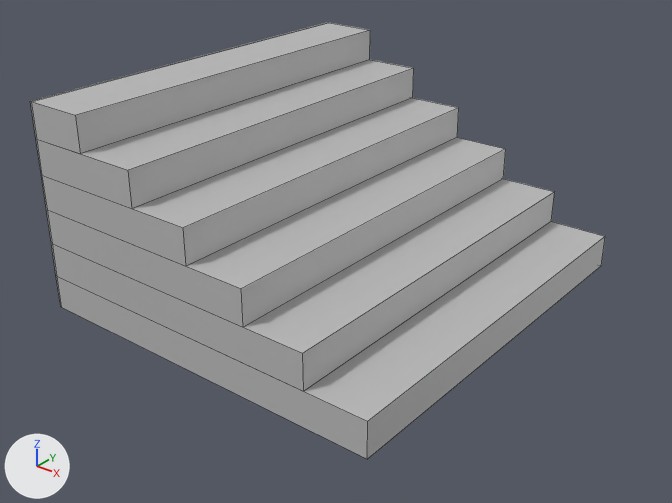
The FBX model TeamPlaceHolderGame/Assets/Prefabs/static objects/stairs.fbx as it was, and as the next commit left it.
Both versions are drawn from a 50 mm lens placed at (0.0342, -0.022, 0.0215), pointed at (0.0099, 0.0085, 0.0027). The lights are fixed; the arrows at lower left show +X, +Y and +Z. Mesh edges are drawn as thin lines. Where no turn or scale is listed for an object, it has been applied to the vertices. Vertices at the same position are counted once.
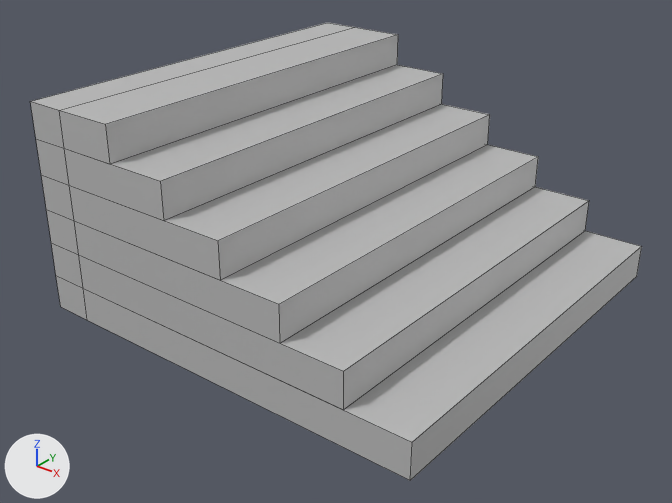
Commit message: fixed stairs

What differs and where, as boxes [x1, y1, x2, y2] in the pictures (672 x 503 px; the box of a moved part takes in the faces that stretch with it):
```json
{"object": "pCube1", "change": "reshaped, moved", "before": [30, 22, 605, 459], "after": [30, 22, 642, 481], "on screen": "6% wider"}
{"part": 1, "of": "me_mesh", "change": "moved or reshaped", "before": [30, 22, 328, 307], "after": [30, 22, 353, 320]}
{"part": 2, "of": "me_mesh", "change": "moved or reshaped", "before": [32, 23, 605, 459], "after": [59, 27, 642, 481]}
```

Scene script edits in JSON lines:
```json
{"block": "me_mesh", "where": "# used by ob_pcube1; location = (0.00005, 0.01, 0.005)"}
{"op": "remove", "block": "me_mesh", "code": "me_mesh.from_pydata(...)  # 52 vertices, 50 faces; spans x 0.0..0.018, y -0.01..0.01, z -0.005..0.005"}
{"op": "add", "block": "me_mesh", "code": "me_mesh.from_pydata(...)  # 52 vertices, 50 faces; spans x -0.001..0.019, y -0.01..0.01, z -0.005..0.005"}
{"block": "me_mesh", "change": "me_mesh part 1: 14 of the vertices in x 0.0, y -0.01..0.01, z -0.005..0.005 are moved by (-0.001, 0.0, 0.0)"}
{"block": "me_mesh", "change": "me_mesh part 2: 38 of the vertices in x 0.0..0.018, y -0.01..0.01, z -0.005..0.005 are moved by (0.001, 0.0, 0.0)"}
{"op": "set", "path": "ob_pcube1.location", "old": "(0.00005, 0.01, 0.005)", "new": "(0.001, 0.01, 0.005)"}
```
